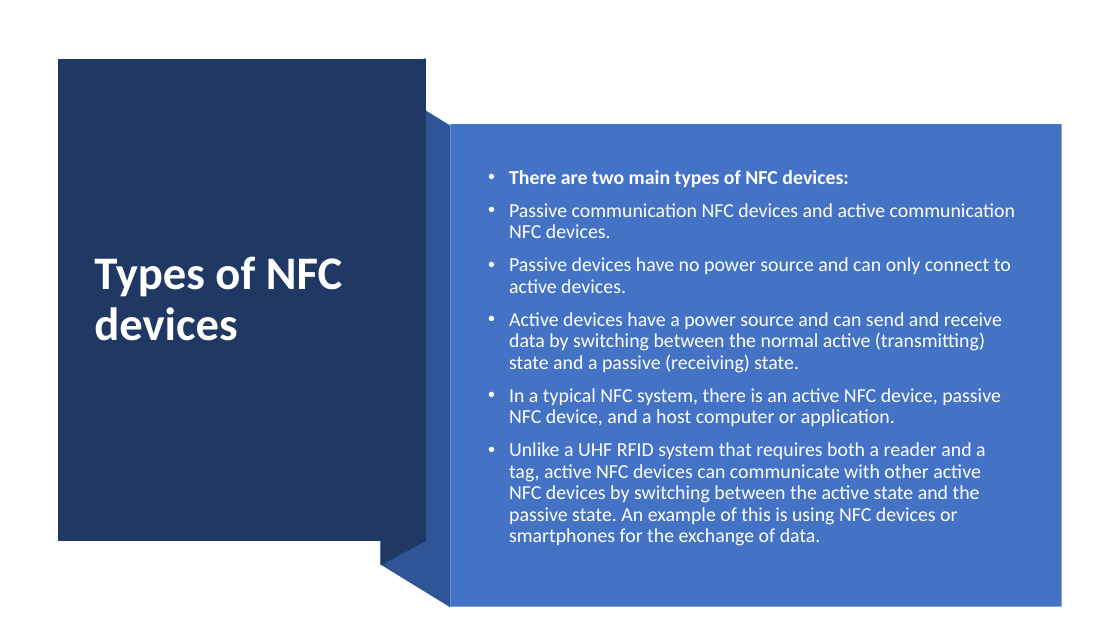
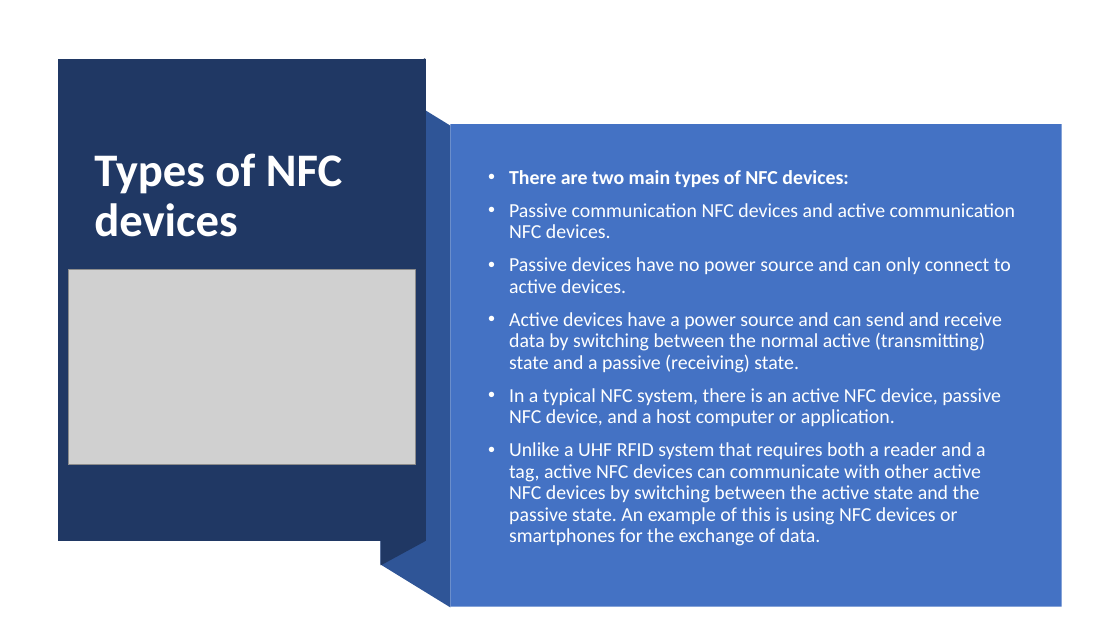
Before and after one commit to sudheergopisetty/STGIT, a slide deck: slide 6 of NFC.pptx. Drawn at 1120x630 pixels with LibreOffice and Linux fonts; fonts in the diff are those of the drawing; grey boxes stand for pictures. Boxes give left, top, right and bottom in pixels: in the first picture for what was removed or moved away, otherwise in the second. Text is boxed around its words. In the diff, an @@ line names an element or a change of style, - is before the commit and + after.

```diff
--- a/NFC.pptx
+++ b/NFC.pptx
@@ title "Types of NFC devices": place and size @@
-title "Types of NFC devices" at (94, 256, 342, 341)
+title "Types of NFC devices" at (94, 153, 342, 237)
@@ picture added at (68, 270, 415, 465) @@
```
Also in this commit, not shown: 2 other slides changed, 1 slide added, 16 other files.
